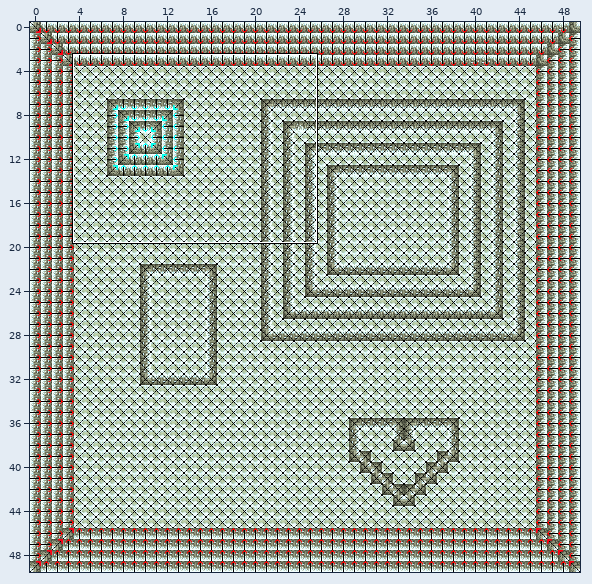
Two states of a Tiled map (JSON), Content/map_1.tmx. The first picture is a wide view before the edit; the outline marks the close-up.
Close-up. Old version:
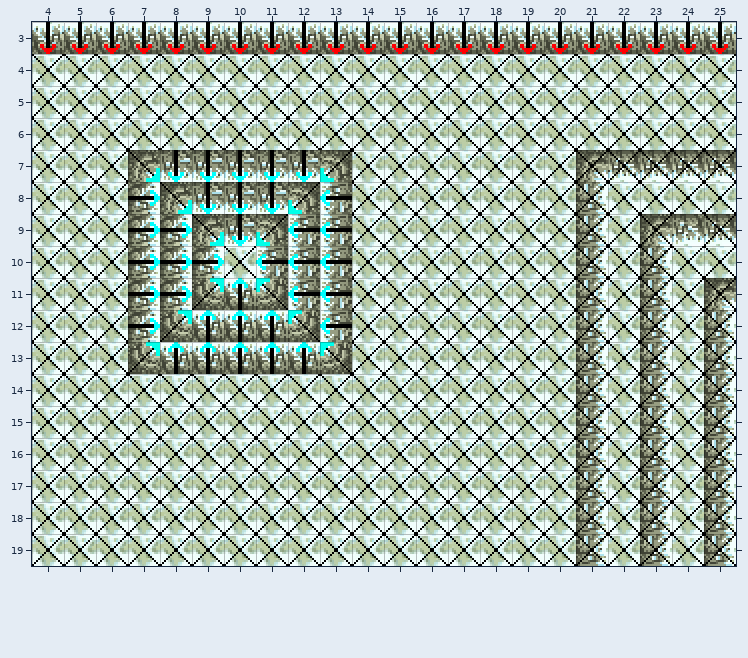
Cells are 16x16 px. Shown: x 4..25, y 3..19. The commit also changed other parts of the map, which this record leaves out.
The same view after the edit:
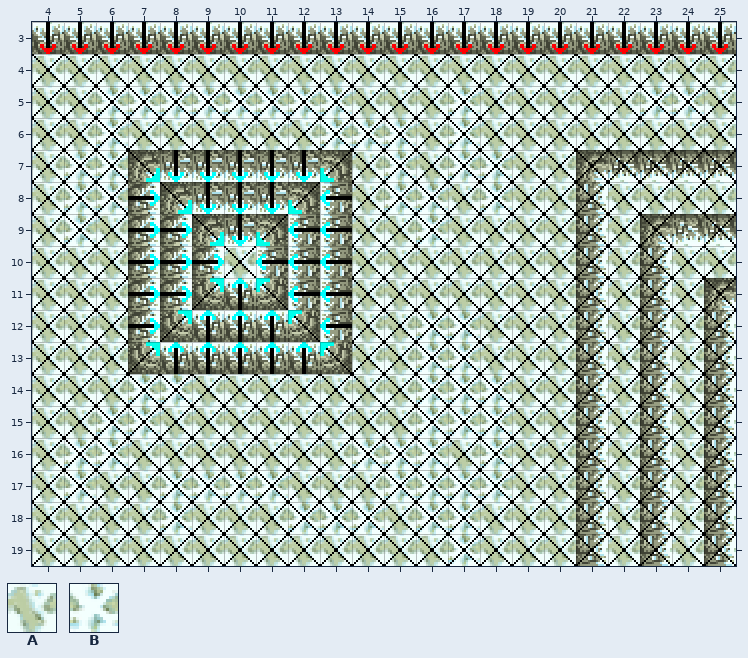
Key: from "Tiles_0": A 5, B 6.
_ is an empty cell, . an unchanged one.
Diff:
--- layer "Tilelaag 1"
@@ x 5..24 @@
- 5 .AAAAAAAA...A.....AA
- 6 .A......AAA.A.......
- 7 AA........A.AA......
- 8 AA........AA.A......
- 9 A..........A........
+ 5 .BBBBBBBB...B.....BB
+ 6 .B......BBB.B.......
+ 7 BB........B.BB......
+ 8 BB........BB.B......
+ 9 B..........B........
@@ x 5..18 @@
-12 ...........AA.
-13 ...........AA.
-14 ..AA.......AAA
-15 .AA........AAA
-16 AA.......AAA.A
-17 A..AAAA...AAAA
-18 ...A...AAA.AA.
-19 ............A.
+12 ...........BB.
+13 ...........BB.
+14 ..BB.......BBB
+15 .BB........BBB
+16 BB.......BBB.B
+17 B..BBBB...BBBB
+18 ...B...BBB.BB.
+19 ............B.
Pixel boxes of the changes (left, top, right, bottom) in both close-ups:
changed: (64, 86, 512, 246)
changed: (640, 86, 704, 118)
changed: (64, 310, 512, 566)
